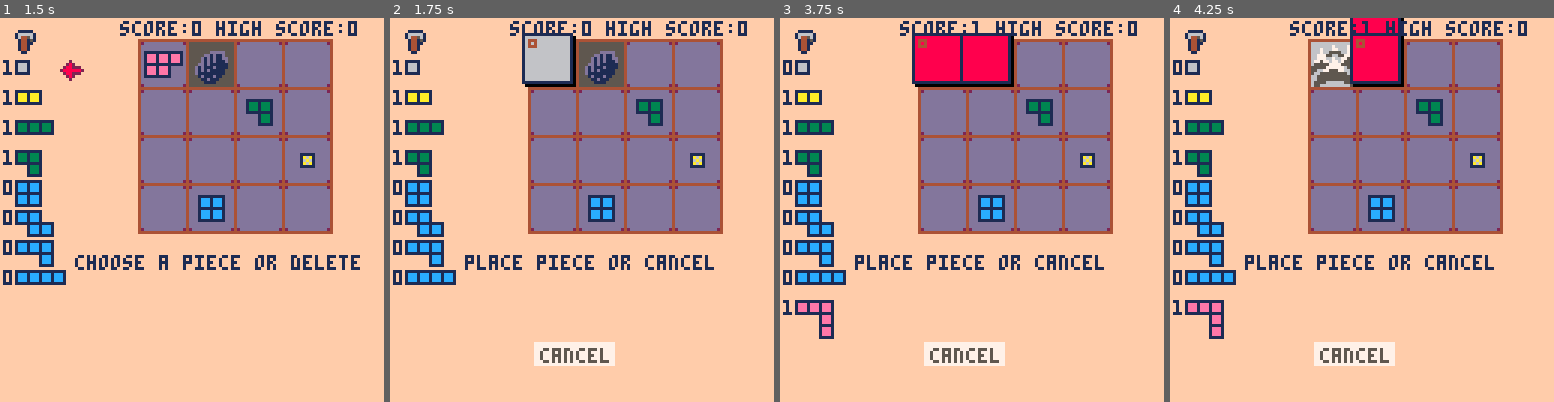
Above: before the commit, frames 1-4 (left to right).
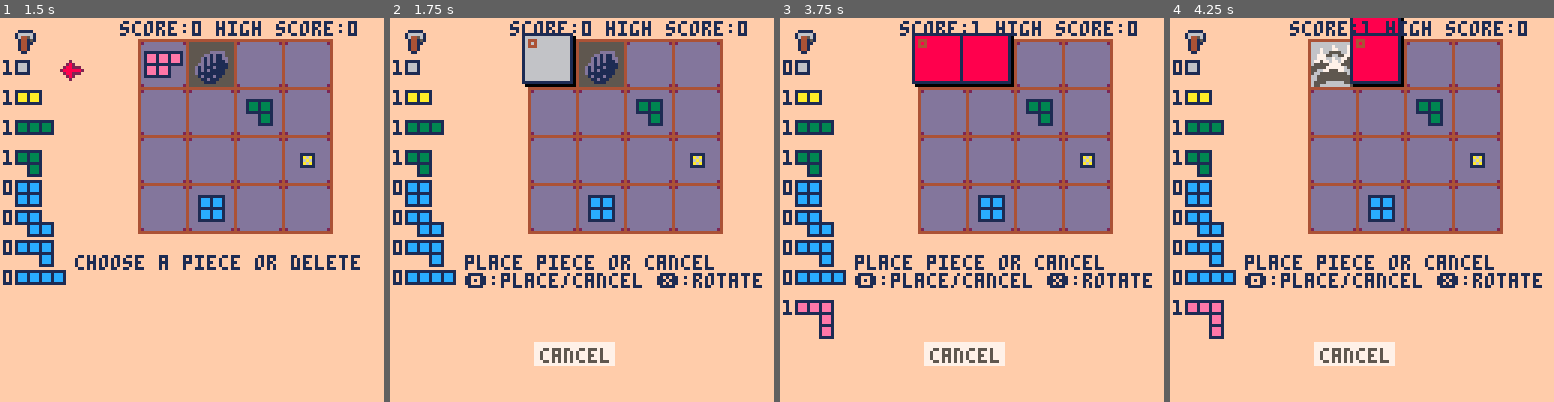
Above: after the commit, the same moments.

Repository: m-r-hunt/Pico-8-Carts
Game: PICO-8 cartridge planet_grid.p8
The game is run twice, just before and just after one commit, with the same random seed, the same clock (stepped at 60 frames per second) and the same inputs.
Inputs:
- Up to frame 1 (1.5 s): tap X (X key) at 0.33, 1.07 s; tap O (Z key) at 0.7 s
- Up to frame 2 (1.75 s): hold Right from 1.6 s (still down); tap O (Z key) at 1.7 s
- Up to frame 3 (3.75 s): tap X (X key) at 1.85, 2.97 s; release Right at 2.1 s; tap O (Z key) every 0.4 s from 2.1 to 3.7 s; hold Up 2.15-2.42 s; hold Right 2.47-3.03 s; hold Left 3.08-3.58 s; hold Down from 3.63 s (still down)
- Up to frame 4 (4.25 s): release Down at 3.97 s; hold Right from 4.02 s (still down); tap X (X key) at 4.08 s; tap O (Z key) at 4.1 s

Frame 1 is identical in both runs. In frame 2, 1.3% of the frame differs, in the area x 19-97%, y 66-71%; in frame 3, 1.3%; in frame 4, 1.3%.

Commit message:
Instruction tweaks

Diff:
--- a/planet_grid.p8
+++ b/planet_grid.p8
@@ -718,7 +718,7 @@
 	if mode=="piece select" then
 		str="choose a piece or delete"
 	elseif mode=="piece place" then
-		str="place piece or cancel"
+		str="place piece or cancel\n🅾️:place/cancel ❎:rotate"
 	elseif mode=="select piece to burn" then
 		str="select piece to sacrifice\nor cancel"
 	elseif mode=="delete square" then
@@ -870,6 +870,7 @@
 	"filling up their grids.",
 	"each turn, select a piece and",
 	"then place it on the grid.",
+	"press ❎ to rotate a piece.",
 	"any extra piece icons you",
 	"cover will give you more",
 	"pieces to use in subsequent",
